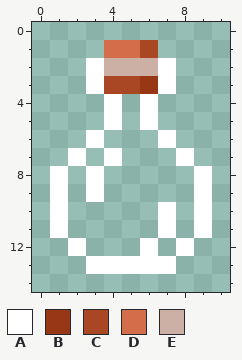
Pixel-art sprite: textures/ui-x/icon-new/achievements_icon.png. The picture above was drawn from the file before the commit.
The file is 11x15 pixels.
Palette (. is transparent): A #ffffff  B #973716  C #a94725  D #d46d49  E #ccafa5
Pixels before, first column x 1:
 1 ...DDC...
 2 ..AEEEA..
 3 ..ACCBA..
 4 ...A.A...
 5 ...A.A...
 6 ..A...A..
 7 .A.A...A.
 8 A.A.....A
 9 A.A.....A
10 A.....A.A
11 A.....A.A
12 .A...A.A.
13 ..AAAAA..
The same view after the edit:
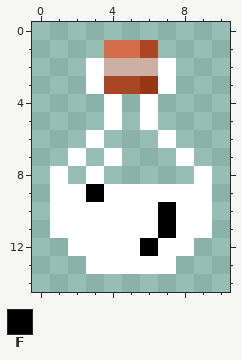
Colours new in this view: F #000000
Diff:
y 9: x 2..8 .A..... -> AFAAAAA
y 10..11: x 2..8 .....A. -> AAAAAFA
y 12: x 3..7 ...A. -> AAAFA
Where, in picture pixels (left, top, right, bottom), the same in both pictures:
changed: (68, 184, 194, 256)
